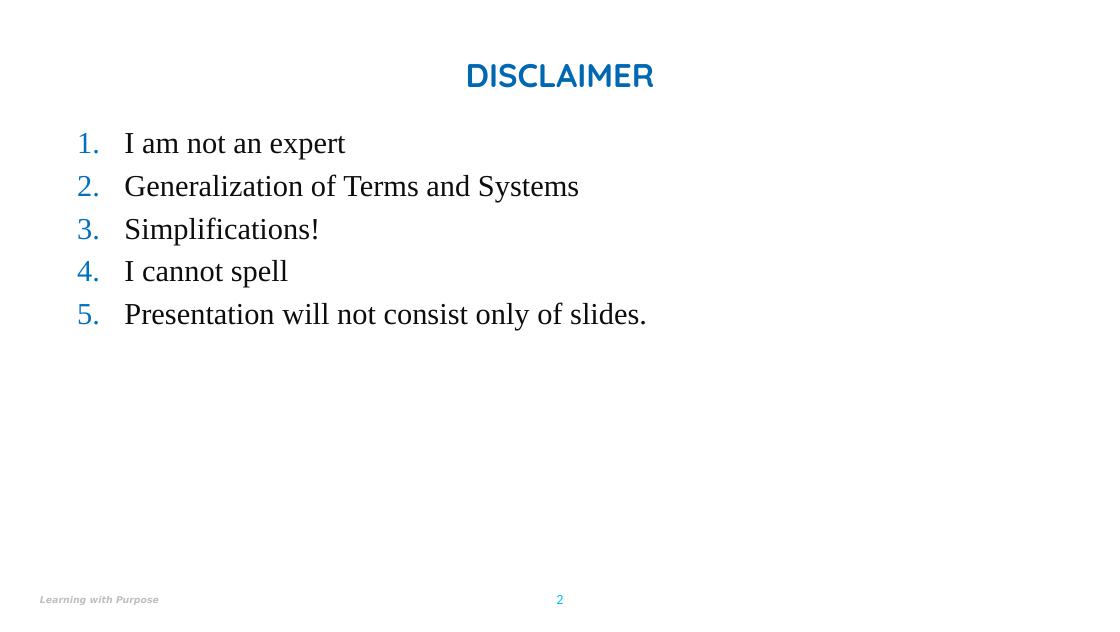
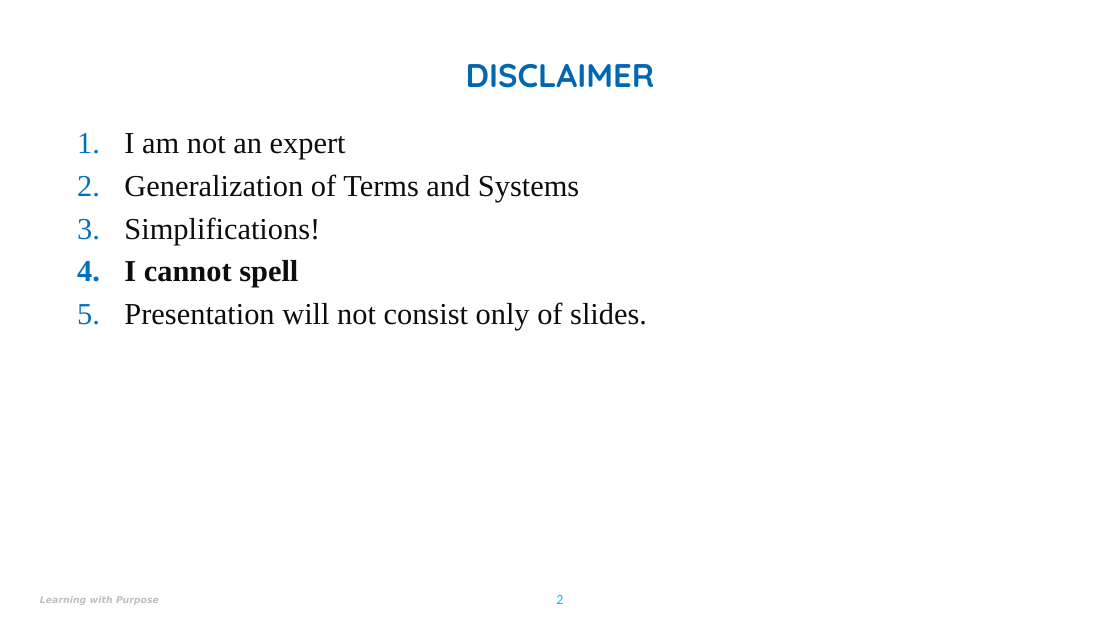
Before and after one commit to UMLCloudComputing/Docker, a slide deck: slide 2 of Slides/Docker-Panic-v1.pptx. Drawn at 1120x632 pixels with LibreOffice and Linux fonts; fonts in the diff are those of the drawing; background and template pictures are left out. Boxes give left, top, right and bottom in pixels: in the first picture for what was removed or moved away, otherwise in the second. Text is boxed around its words. In the diff, an @@ line names an element or a change of style, - is before the commit and + after.

```diff
--- a/Slides/Docker-Panic-v1.pptx
+++ b/Slides/Docker-Panic-v1.pptx
@@ text at <box>124,260,298,288</box>: bold on in "I cannot spell" @@
```
Also in this commit, not shown: 3 other slides changed, 4 slides added, 1 other file.
